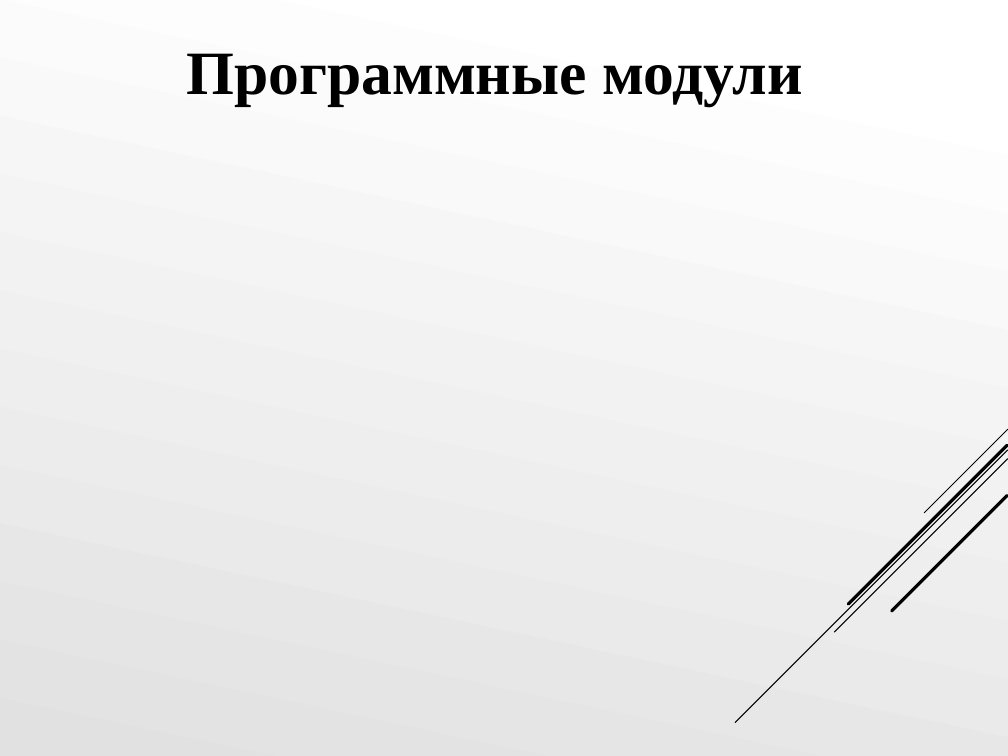
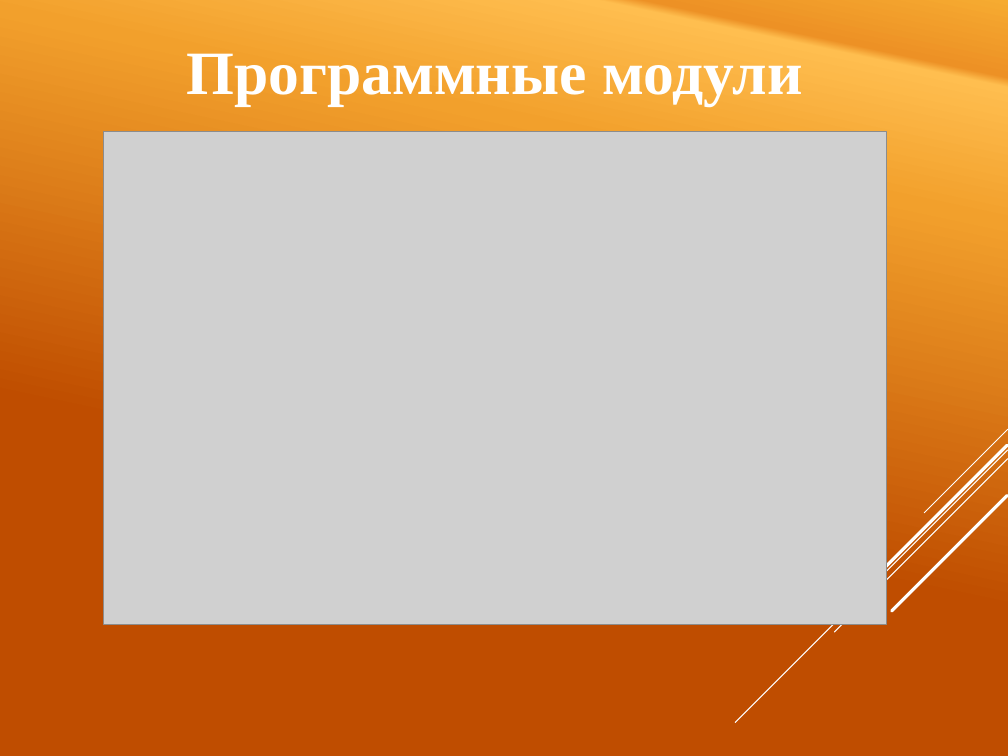
Before and after one commit to happycozero/AIS-Payment-Bills, a slide deck: slide 20 of Документация/Презентация/Презентация Дикарев ПС-19Б.PPTX. Drawn at 1008x756 pixels with LibreOffice and Linux fonts; fonts in the diff are those of the drawing; grey boxes stand for pictures. Boxes give left, top, right and bottom in pixels: in the first picture for what was removed or moved away, otherwise in the second. Text is boxed around its words. In the diff, an @@ line names an element or a change of style, - is before the commit and + after.

```diff
--- a/Документация/Презентация/Презентация Дикарев ПС-19Б.PPTX
+++ b/Документация/Презентация/Презентация Дикарев ПС-19Б.PPTX
@@ background gradient #FFFFFF to #E1E1E1 to gradient #F6AB31 to #ED9125 to #FFBF50 to #F2A02C to #C04D00 @@
@@ title "Программные модули" at <box>186,53,803,106</box>: text colour #000000 to #FFFFFF @@
@@ picture added at <box>104,131,886,624</box> @@
@@ line (1007, 446) - (849, 604): stroke #000000 2.25 pt to #FFFFFF 2.25 pt @@
@@ line (1008, 429) - (924, 513): stroke #000000 0.75 pt to #FFFFFF 0.75 pt @@
@@ line (1008, 450) - (736, 723): stroke #000000 0.75 pt to #FFFFFF 0.75 pt @@
@@ line (1008, 459) - (835, 632): stroke #000000 0.75 pt to #FFFFFF 0.75 pt @@
@@ line (1007, 496) - (892, 611): stroke #000000 2.25 pt to #FFFFFF 2.25 pt @@
```
Also in this commit, not shown: 22 other slides changed, 5 other files.
